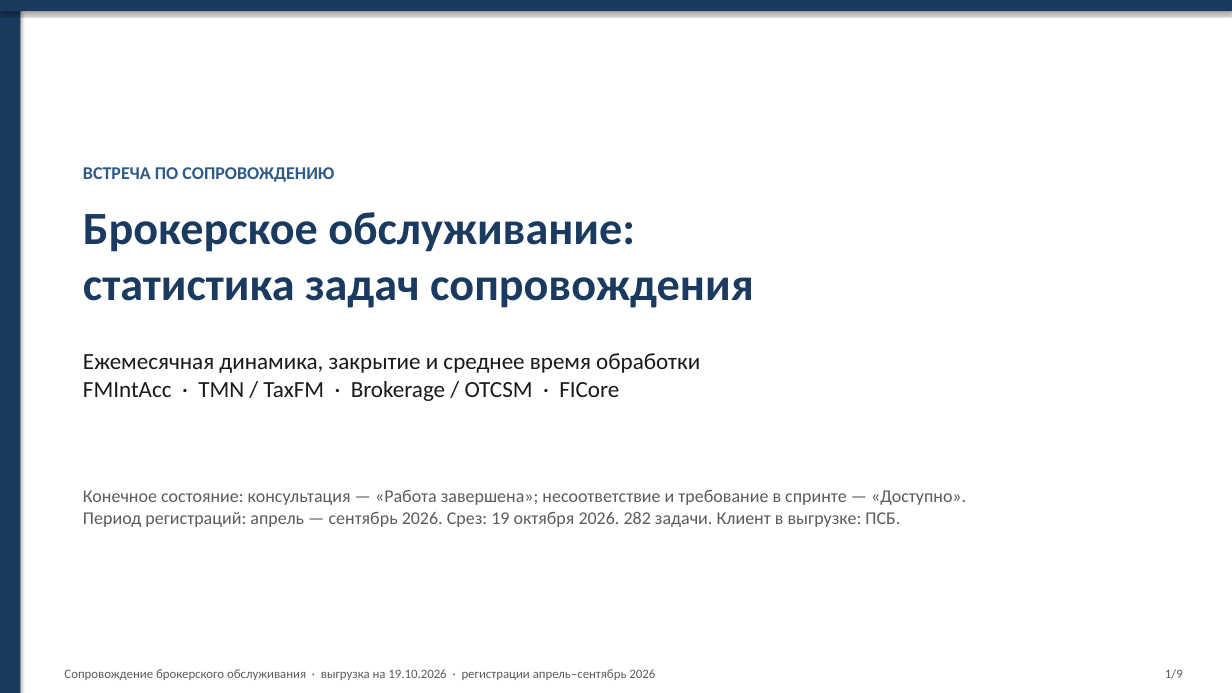
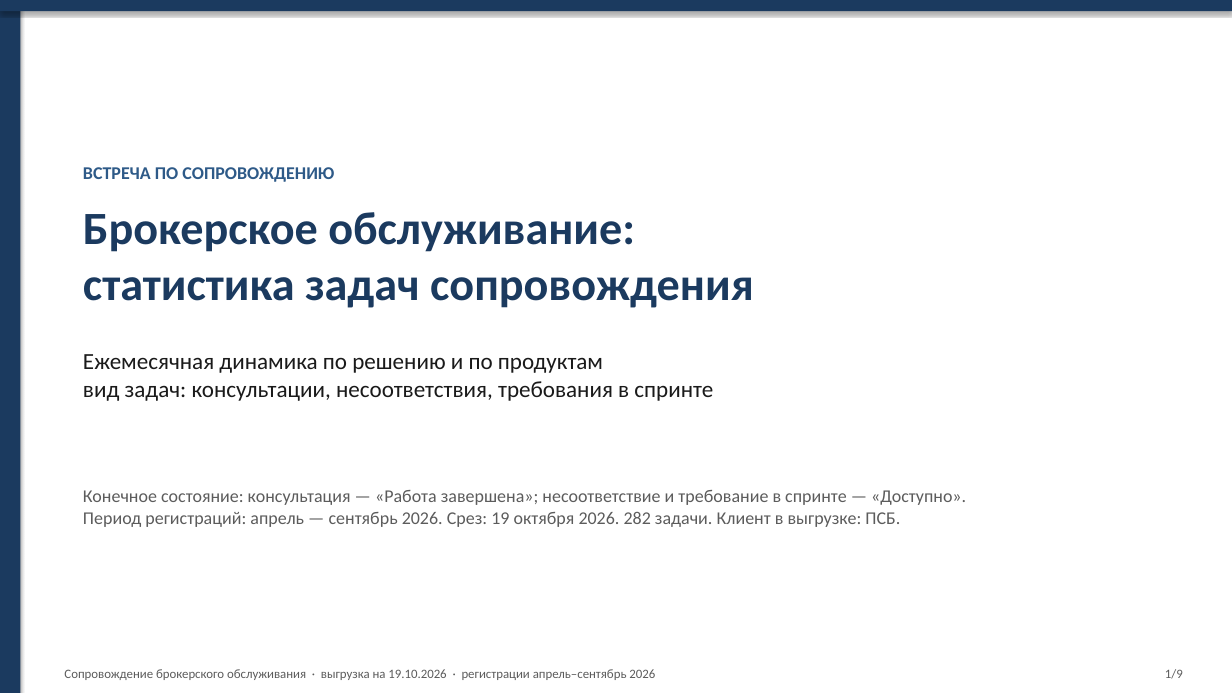
Before and after one commit to kkokurin799/Work, a slide deck: slide 1 of support-stats/brokerage_support_stats.pptx. Drawn at 1232x693 pixels with LibreOffice and Linux fonts; fonts in the diff are those of the drawing. Boxes give left, top, right and bottom in pixels: in the first picture for what was removed or moved away, otherwise in the second. Text is boxed around its words. In the diff, an @@ line names an element or a change of style, - is before the commit and + after.

```diff
--- a/support-stats/brokerage_support_stats.pptx
+++ b/support-stats/brokerage_support_stats.pptx
@@ text at box(83, 354, 713, 401): text changed @@
-Ежемесячная динамика, закрытие и среднее время обработки
-FMIntAcc · TMN / TaxFM · Brokerage / OTCSM · FICore
+Ежемесячная динамика по решению и по продуктам
+вид задач: консультации, несоответствия, требования в спринте
```
Also in this commit, not shown: 4 other slides changed, 1 slide added, 1 slide removed, 3 other files.
